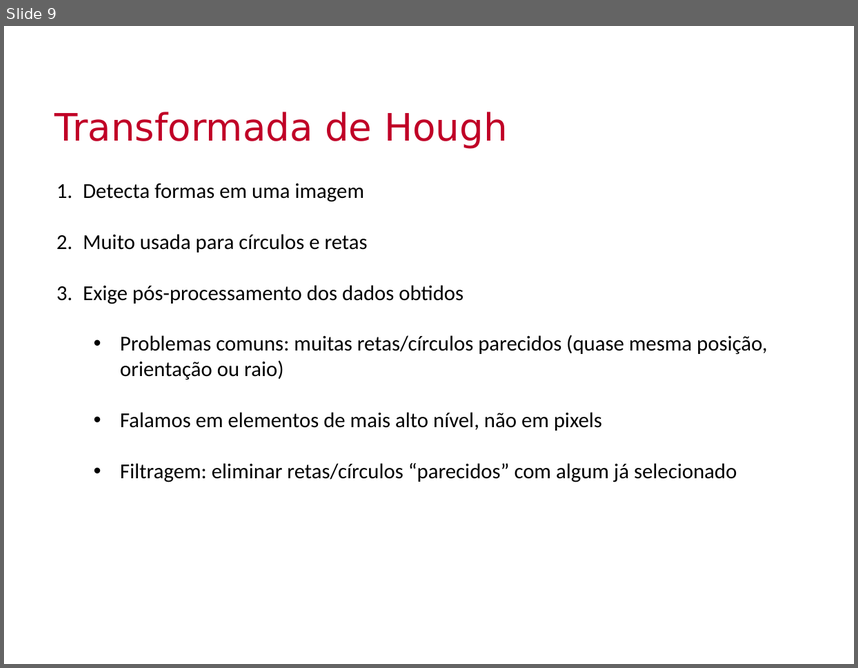
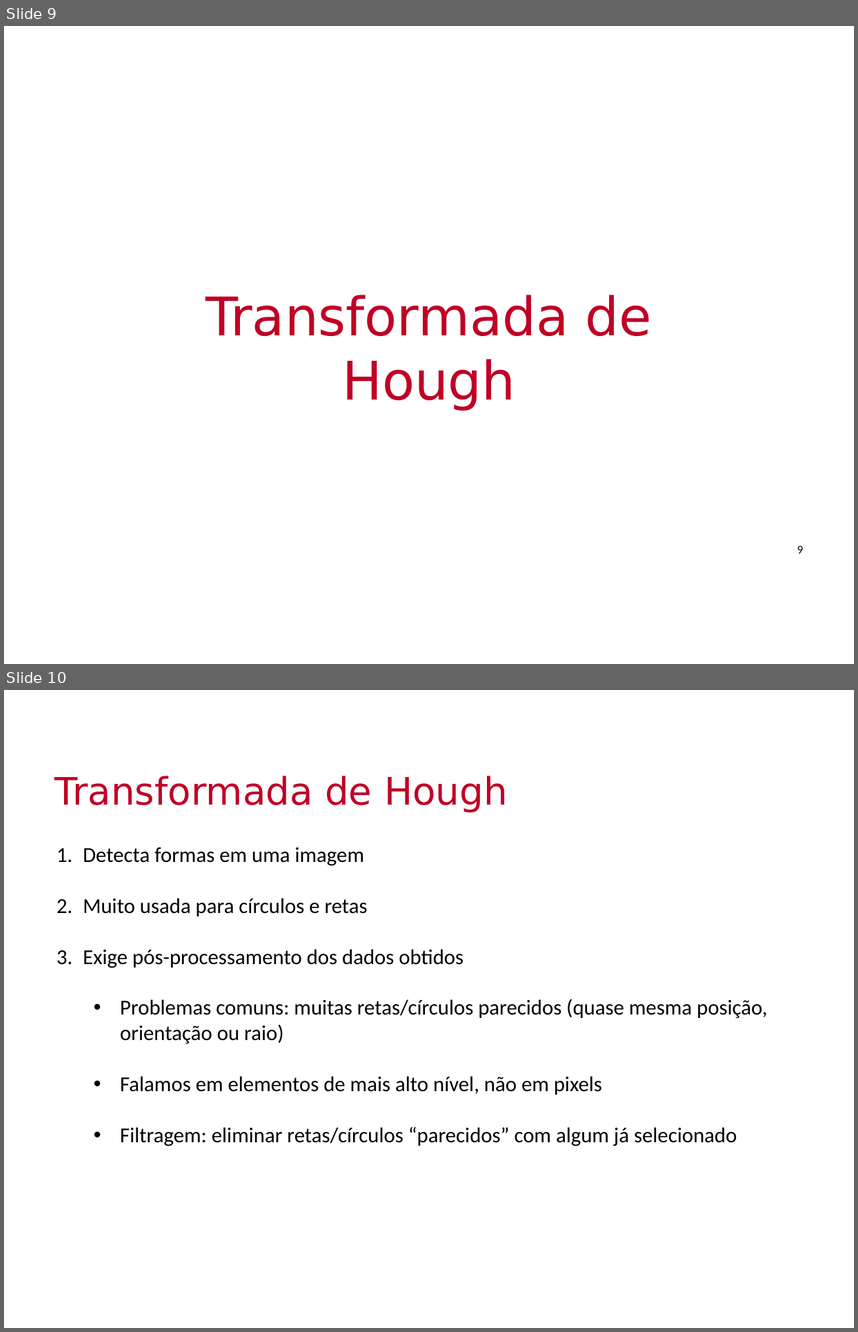
Before and after one commit to Insper/robotica-computacional, a slide deck: docs/modulos/03-visao/slides-1.pptx. Shown one above the other, each under a label of ours: slide 9 before the commit, slides 9 and 10 after it. The pictures are 858x668 and 858x1332 pixels, drawn with LibreOffice and Linux fonts; fonts in the diff are those of the drawing; background and template pictures are left out. Boxes give left, top, right and bottom in pixels: in the first picture for what was removed or moved away, otherwise in the second. Text is boxed around its words. In the diff, an @@ line names an element or a change of style, - is before the commit and + after.

```diff
--- a/docs/modulos/03-visao/slides-1.pptx
+++ b/docs/modulos/03-visao/slides-1.pptx
@@ slide 9 added at <box>4,26,854,664</box>, background picture (left out) @@
@@ title added at <box>206,294,652,410</box>, 45 pt, text #C00026 @@
+Transformada de Hough
@@ page number added at <box>797,546,804,553</box>, 10 pt, text #000000 @@
+9
@@ what was slide 9 is now slide 10 @@
```
Also in this commit, not shown: 1 slide changed, 3 other slides added, 5 slides removed.
